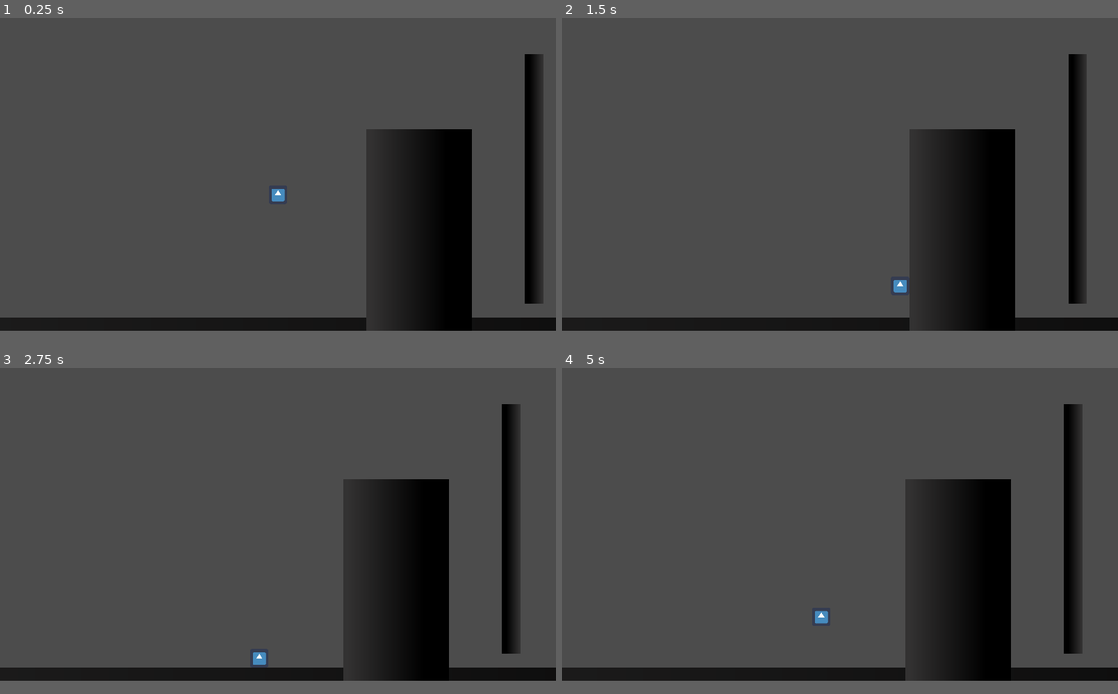
Above: before the commit, frames 1-4 (two rows, left to right).
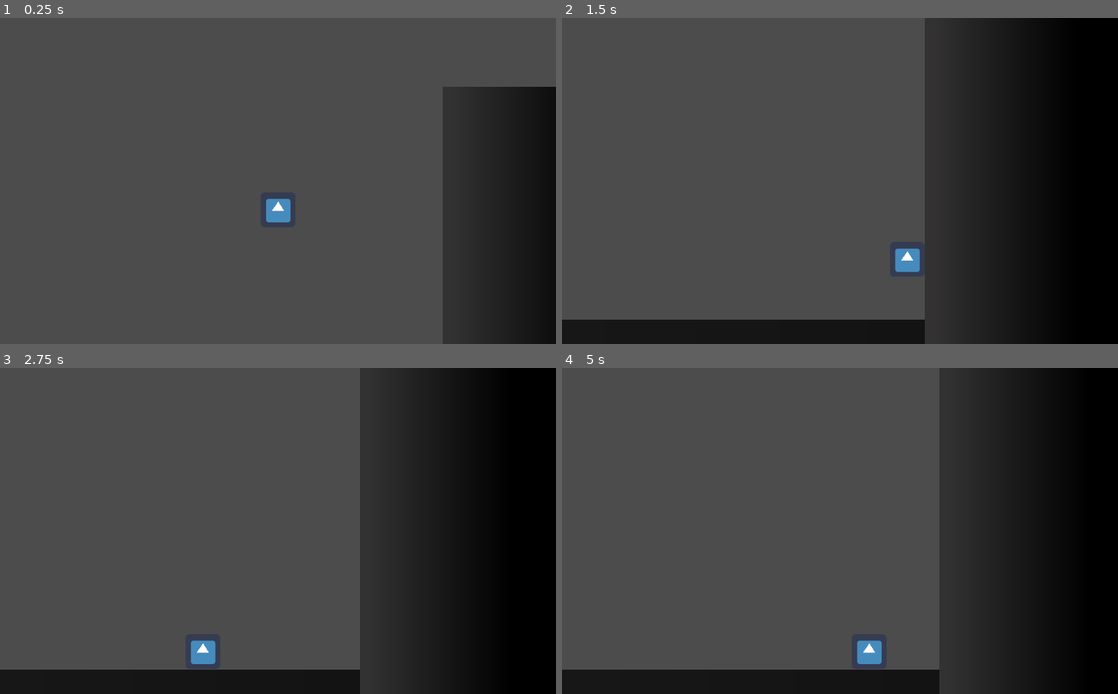
Above: after the commit, the same moments.

Repository: Zxmon-code/MyFirstGame-Godot
Game: Godot game, scene res://Level1.tscn
Same seed, same stepped clock (60 frames per second), same inputs: the game is played once before the commit and once after it. The engine's default icon, where the game draws it, is replaced by a stand-in: a white triangle on a blue panel in a dark square.
Inputs:
- Up to frame 1 (0.25 s): no input
- Up to frame 2 (1.5 s): hold D (move_right) from 0.53 s (still down); tap Shift (dash) at 0.6, 1.35 s; tap Space (move_up) at 0.77 s
- Up to frame 3 (2.75 s): tap Space (move_up) at 1.52 s; release D (move_right) at 2.03 s; hold A (move_left) from 2.03 s (still down); tap Shift (dash) at 2.1 s
- Up to frame 4 (5 s): release A (move_left) at 2.78 s; hold D (move_right) 2.78-4.28 s; tap Shift (dash) at 2.85, 3.6, 4.35 s; tap Space (move_up) at 3.02, 3.77, 4.52 s; hold A (move_left) from 4.28 s (still down)
In our replay, the window is 800x450 before the commit and 800x469 after it. These sizes can differ from the game's own. Grey fills any space a smaller window leaves; there, only what the larger window draws over its background counts as a difference.

The runs differ from the first frame. In frame 1, 26% of the frame differs, in the area x 0-100%, y 11-100%; in frame 2, 28%; in frame 3, 29%; in frame 4, 32%, in the area x 0-100%, y 0-100%.
Error before the commit: Attempt to call function 'start' in base 'null instance' on a null instance. (res://src/Player.gd:78)

Commit message:
Removed the cooldown when dashing, also cleaned up some code
Signed-off-by: Zxmon-code <simonnomis.fr@gmail.com>

Diff:
--- a/project.godot
+++ b/project.godot
@@ -16,8 +16,6 @@
 
 [display]
 
-window/size/width=1920
-window/size/height=1080
 window/stretch/mode="2d"
 
 [input]
--- a/src/Player.gd
+++ b/src/Player.gd
@@ -15,9 +15,9 @@
 var candash = false
 var facing_direction = null
 var dashing = false
-onready var timer = get_node("Timer")
+
 const DASHCOOLDOWN = .5
-var dashtimertimeout = true
+
 
 
 
@@ -30,7 +30,7 @@
 #		velocity.x = 0
 #	velocity.x = velocity.clamped(1*speed).x
 
-#Better Input(using action strength
+#Better Input(using action strength)
 func get_horizontal_input(delta):
 	if !dashing:
 		horizontal_speed = Input.get_action_strength("move_right") - Input.get_action_strength("move_left")
@@ -67,15 +67,14 @@
 	canjump = false
 
 func dash():
-	if Input.is_action_just_pressed("dash") and candash and dashtimertimeout:
-		dashtimertimeout = false
+	if Input.is_action_just_pressed("dash") and candash:
 		velocity.y = 0
 		velocity.x = facing_direction*DASHSPEED
 		candash=false
 		dashing=true
 		yield(get_tree().create_timer(.2), "timeout")
 		dashing=false
-		timer.start(DASHCOOLDOWN)
+
 
 
 func _physics_process(delta):
@@ -97,18 +96,8 @@
 		facing_direction = -1
 
 	dash()
-	var vel0 = 0
 	if dashing:
-		if vel0 < 6:
-			velocity.y = 0
-			vel0 += 1
-		elif vel0 == 6:
-			vel0 = 0
+		velocity.y = 0
 
 
 	velocity = move_and_slide(velocity, Vector2.UP)
-
-
-
-func _on_Timer_timeout():
-	dashtimertimeout = true
